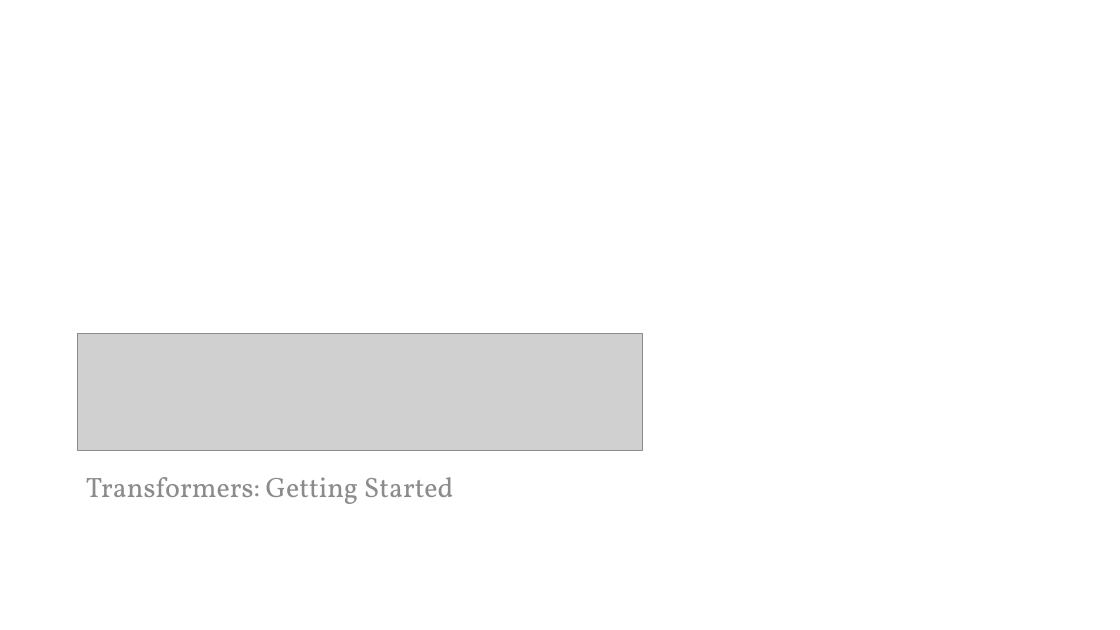
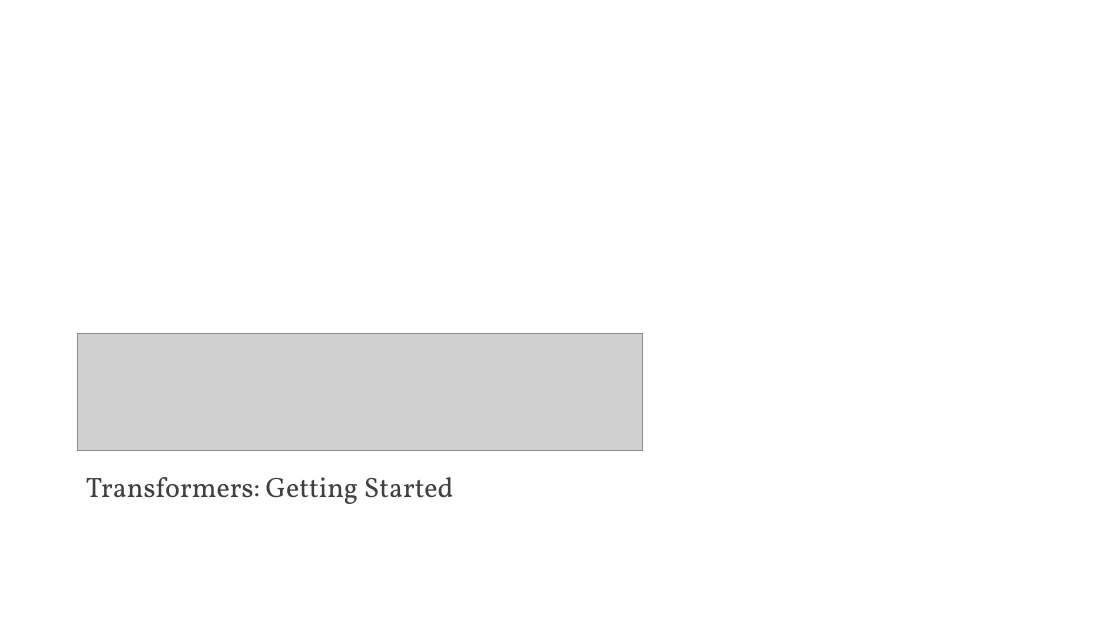
Before and after one commit to PracticumAI/transformers, a slide deck: slide 1 of presentations/01_transformers_intro.pptx. Drawn at 1120x630 pixels with LibreOffice and Linux fonts; fonts in the diff are those of the drawing; grey boxes stand for pictures. Boxes give left, top, right and bottom in pixels: in the first picture for what was removed or moved away, otherwise in the second. Text is boxed around its words. In the diff, an @@ line names an element or a change of style, - is before the commit and + after.

```diff
--- a/presentations/01_transformers_intro.pptx
+++ b/presentations/01_transformers_intro.pptx
@@ text "Transformers: Getting Started" at [86, 477, 454, 504]: text colour #8C8C8C to #404040 @@
```
Also in this commit, not shown: 3 other slides changed, 7 slides added, 2 slides removed, 1 other file.
